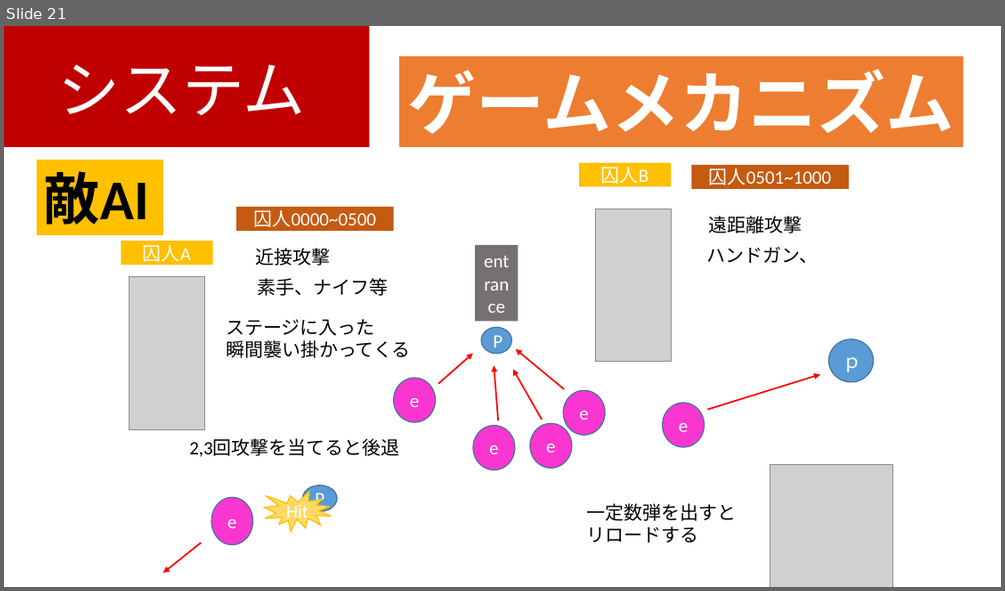
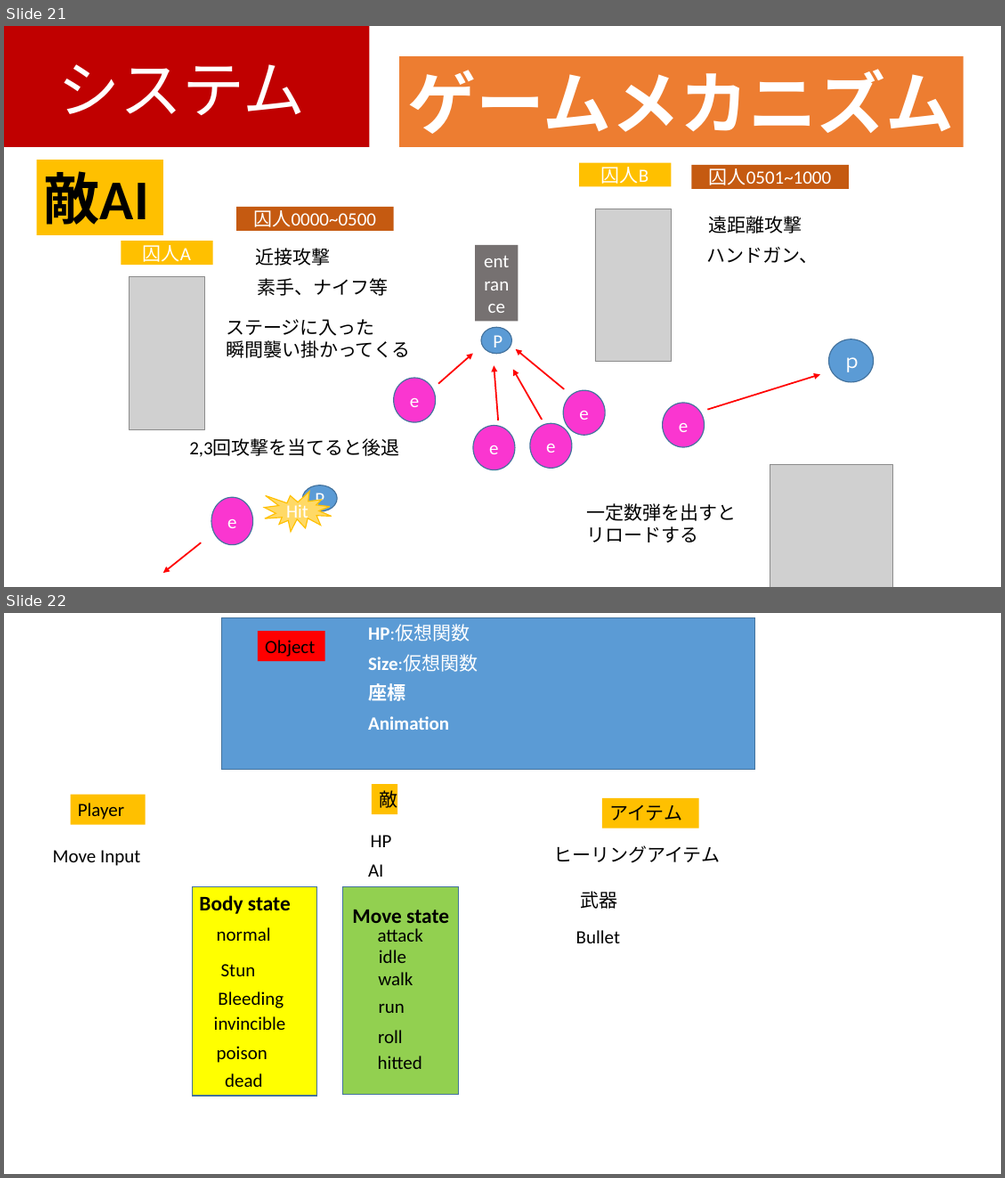
Before and after one commit to kawanami1022/2.5DActionGameProject, a slide deck: GameProject/すみませんASOゲームショウまでに間に合いませんでした.pptx. Shown one above the other, each under a label of ours: slide 21 before the commit, slides 21 and 22 after it. The pictures are 1005x591 and 1005x1178 pixels, drawn with LibreOffice and Linux fonts; fonts in the diff are those of the drawing; grey boxes stand for pictures. Boxes give left, top, right and bottom in pixels: in the first picture for what was removed or moved away, otherwise in the second. Text is boxed around its words. In the diff, an @@ line names an element or a change of style, - is before the commit and + after.

```diff
--- a/GameProject/すみませんASOゲームショウまでに間に合いませんでした.pptx
+++ b/GameProject/すみませんASOゲームショウまでに間に合いませんでした.pptx
@@ slide 22 added at box(4, 613, 1001, 1174), background #FFFFFF @@
@@ rectangle added at box(222, 618, 755, 770), fill #5B9BD5, outline #43739E 1 pt @@
@@ rectangle added at box(258, 631, 324, 661), fill #FF0000, 18 pt, text #000000 @@
+Object
@@ text added at box(368, 625, 469, 641), 18 pt, text #FFFFFF @@
+HP:仮想関数
@@ text added at box(368, 655, 477, 672), 18 pt, text #FFFFFF @@
+Size:仮想関数
@@ text added at box(368, 683, 405, 701), 18 pt, text #FFFFFF, bold @@
+座標
@@ text added at box(368, 716, 449, 730), 18 pt, text #FFFFFF, bold @@
+Animation
@@ rectangle added at box(71, 794, 146, 824), fill #FFC000, 18 pt, text #000000 @@
+Player
@@ rectangle added at box(372, 784, 398, 814), fill #FFC000, 18 pt, text #000000 @@
+敵
@@ rectangle added at box(602, 798, 699, 827), fill #FFC000, 18 pt, text #000000 @@
+アイテム
@@ text added at box(53, 850, 140, 866), 18 pt, text #000000 @@
+Move Input
@@ text added at box(371, 835, 392, 847), 18 pt, text #000000 @@
+HP
@@ text added at box(553, 845, 720, 863), 18 pt, text #000000 @@
+ヒーリングアイテム
@@ text added at box(368, 864, 383, 876), 18 pt, text #000000 @@
+AI
@@ rectangle added at box(343, 887, 459, 1094), fill #92D050, outline #43739E 1 pt @@
@@ text added at box(580, 891, 617, 908), 18 pt, text #000000 @@
+武器
@@ group added at box(192, 887, 316, 1095): 7 texts, 1 rectangle @@
+Body state
+Stun
+Bleeding
+invincible
+poison
+dead
+normal
@@ text added at box(352, 909, 449, 929), 20 pt, text #000000, bold @@
+Move state
@@ text added at box(378, 928, 423, 941), 18 pt, text #000000 @@
+attack
@@ text added at box(576, 930, 620, 943), 18 pt, text #000000 @@
+Bullet
@@ text added at box(379, 949, 406, 963), 18 pt, text #000000 @@
+idle
@@ text added at box(378, 972, 413, 985), 18 pt, text #000000 @@
+walk
@@ text added at box(379, 1004, 404, 1013), 18 pt, text #000000 @@
+run
@@ text added at box(378, 1030, 403, 1043), 18 pt, text #000000 @@
+roll
@@ text added at box(378, 1055, 422, 1069), 18 pt, text #000000 @@
+hitted
```
Also in this commit, not shown: 2 other slides added, 1 other file.
